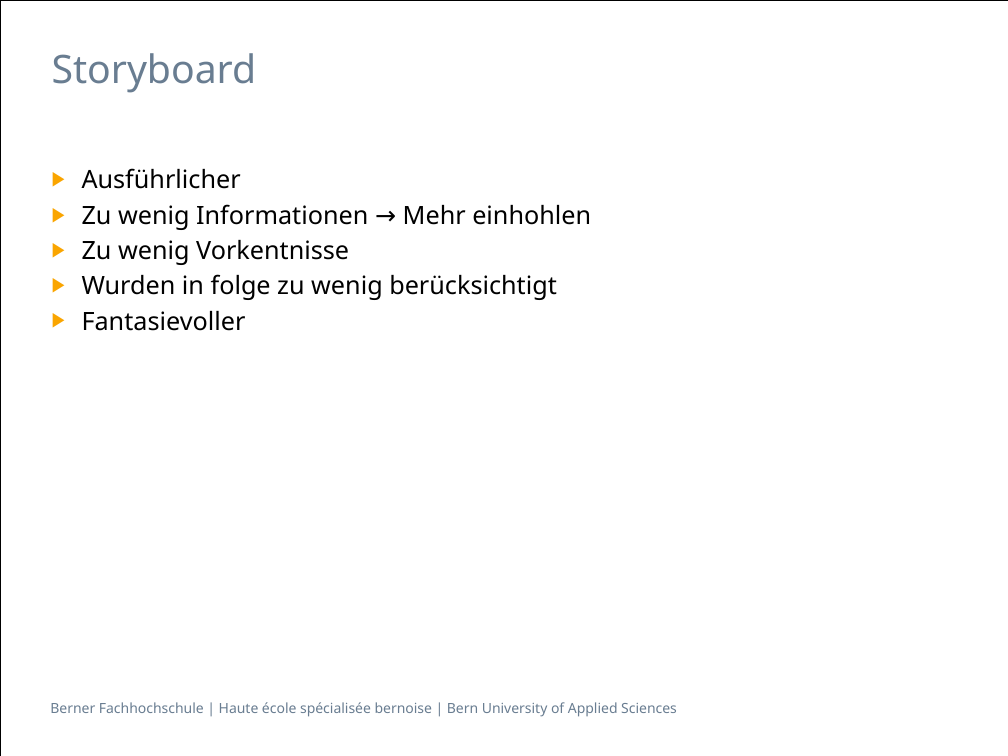
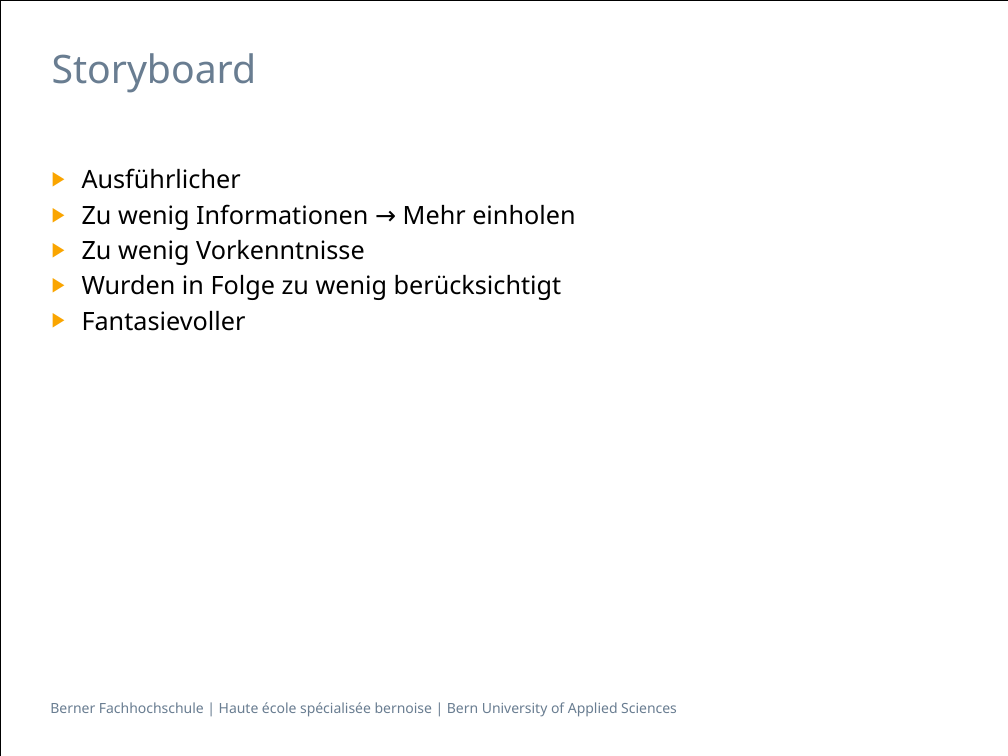
Before and after one commit to isels1/ch.bfh.btx8081.w2015.blue, a slide deck: slide 11 of doc/task14/Task14.pptx. Drawn at 1008x756 pixels with LibreOffice and Linux fonts; fonts in the diff are those of the drawing. Boxes give left, top, right and bottom in pixels: in the first picture for what was removed or moved away, otherwise in the second. Text is boxed around its words. In the diff, an @@ line names an element or a change of style, - is before the commit and + after.

```diff
--- a/doc/task14/Task14.pptx
+++ b/doc/task14/Task14.pptx
@@ text at (82, 204, 575, 300): text changed @@
-▶ Zu wenig Informationen → Mehr einhohlen
-▶ Zu wenig Vorkentnisse
-▶ Wurden in folge zu wenig berücksichtigt
+▶ Zu wenig Informationen → Mehr einholen
+▶ Zu wenig Vorkenntnisse
+▶ Wurden in Folge zu wenig berücksichtigt
```
Also in this commit, not shown: 4 other slides changed.
